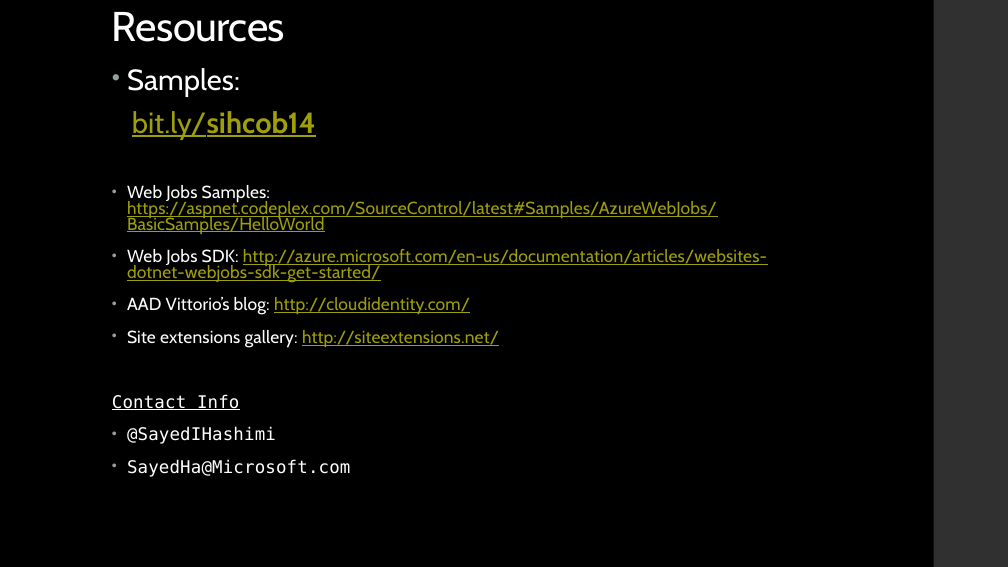
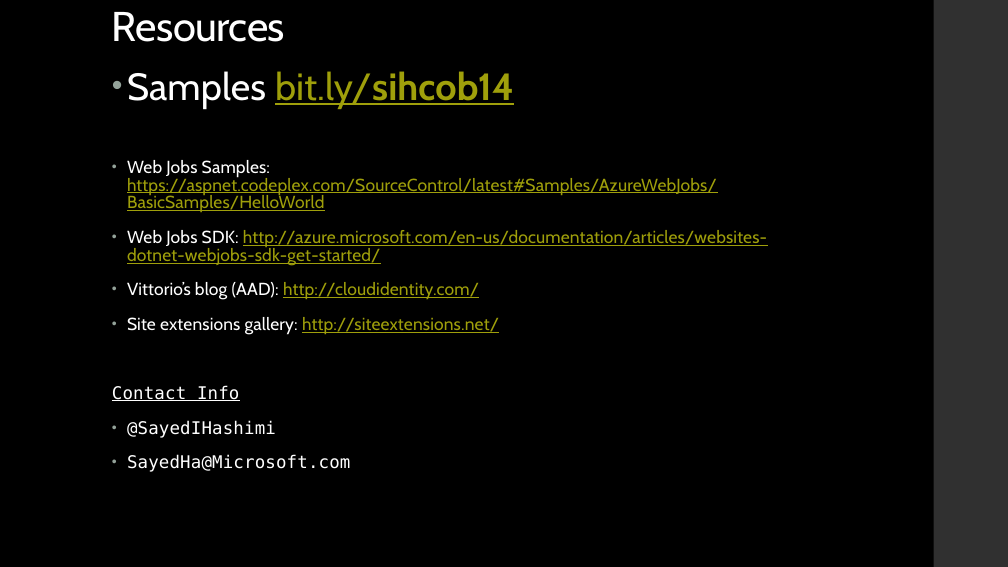
Before and after one commit to sayedihashimi/codeonthebeach2014, a slide deck: slide 10 of asp.net-and-azure-cob2014.pptx (slide 11 before the commit). Drawn at 1008x567 pixels with LibreOffice and Linux fonts; fonts in the diff are those of the drawing. Boxes give left, top, right and bottom in pixels: in the first picture for what was removed or moved away, otherwise in the second. Text is boxed around its words. In the diff, an @@ line names an element or a change of style, - is before the commit and + after.

Commit message:
updating ppt

```diff
--- a/asp.net-and-azure-cob2014.pptx
+++ b/asp.net-and-azure-cob2014.pptx
@@ text at (127,71,514,109): text changed; size 27.8 to 36.1 pt @@
-• Samples:
-bit.ly/sihcob14
+• Samples bit.ly/sihcob14
@@ text at (112,160,767,472): line spacing 0.75 to 0.85 @@
@@ text at (127,282,479,300): text changed @@
-• AAD Vittorio’s blog: http://cloudidentity.com/
+• Vittorio’s blog (AAD): http://cloudidentity.com/
```
Also in this commit, not shown: 1 slide removed.
